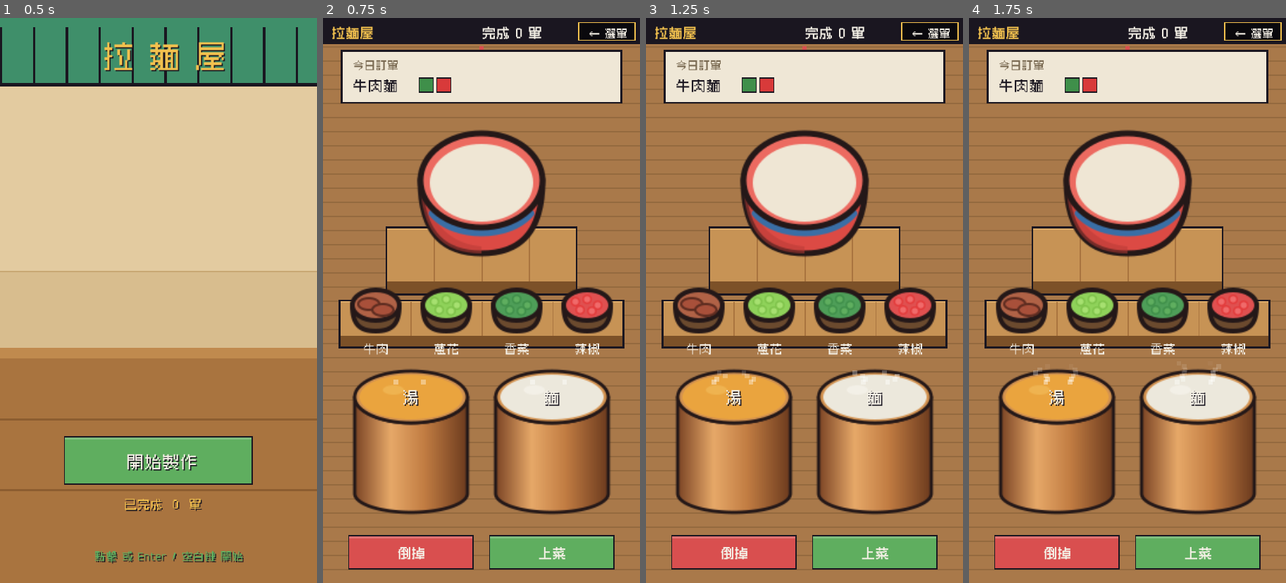
Above: before the commit, frames 1-4 (left to right).
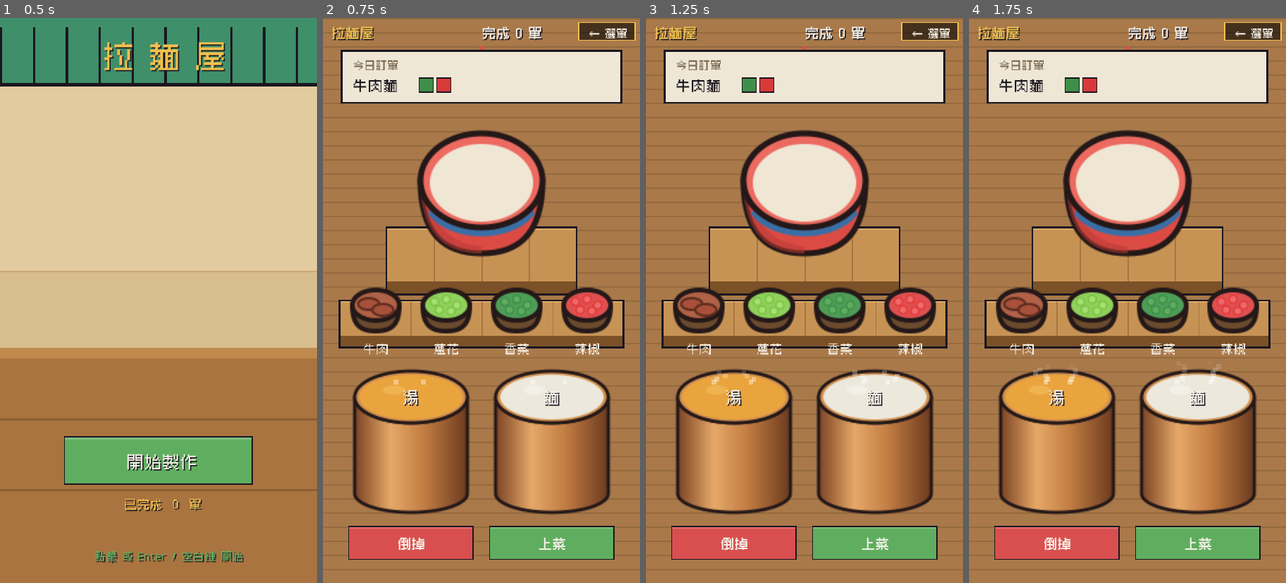
Above: after the commit, the same moments.

Repository: meloalright/ramen-ya
Game: Godot game, scene res://scenes/Menu.tscn
The game is run twice, just before and just after one commit, with the same random seed, the same clock (stepped at 60 frames per second) and the same inputs.
Inputs (mouse positions are in pixels of both pictures, inside the frame that each line leads up to):
- Up to frame 1 (0.5 s): no input
- Up to frame 2 (0.75 s): tap Enter at 0.5 s; move the mouse to (551, 272) at 0.52 s; hold D from 0.53 s (still down); tap M at 0.6 s; click (551, 272) at 0.67 s
- Up to frame 3 (1.25 s): keep holding D; tap Space at 0.77 s
- Up to frame 4 (1.75 s): release D at 1.25 s; tap Space at 1.25 s; drag from (1064, 328) to (1111, 413) at 1.27 s

Frame 1 is identical in both runs. In frame 2, 7.7% of the frame differs, in the area x 0-100%, y 0-98%; in frame 3, 7.7%; in frame 4, 7.7%.

Commit message:
feat: drop the top HUD bar; respect iOS safe-area insets
Remove the dark HUD background bar — the 拉麵屋 / 完成 N 單 labels now sit on the
table with a soft shadow (no 'black bar' at the top). Offset all content down by
the top safe-area inset (clears the notch) and anchor the action buttons above
the bottom safe-area inset plus a margin (clears the home indicator). Insets come
from DisplayServer.get_display_safe_area(); they're 0 on web/desktop.

Co-Authored-By: Claude Opus 4.8 (1M context) <noreply@anthropic.com>

Diff:
--- a/scripts/Main.gd
+++ b/scripts/Main.gd
@@ -95,15 +95,37 @@
 var held_q := ""                   # quality of held noodles: raw / ok / over
 var bowl_nq := ""                  # noodle quality placed in the bowl
 var mouse_pos := Vector2(W / 2.0, H / 2.0)
-var _ox := 0.0     # horizontal offset that centres the 270-wide column
-var _oy := 0.0     # always 0 (content is top-anchored); kept for input maths
-var _vh := float(H) # live viewport height (action buttons anchor to its bottom)
-
-
-# bottom-anchored action buttons + centred victory buttons (responsive layout)
-func _clear_rect() -> Rect2: return Rect2(22, _vh - 40.0, 106, 28)
-func _serve_rect() -> Rect2: return Rect2(142, _vh - 40.0, 106, 28)
-func _vic_top() -> float: return floor((_vh - 250.0) / 2.0)
+var _ox := 0.0        # horizontal offset that centres the 270-wide column
+var _oy := 0.0        # vertical content offset (= top safe-area inset)
+var _vw := float(W)
+var _vh := float(H)   # live viewport size
+var _safe_t := 0.0    # iOS safe-area insets in logical px (notch / home indicator)
+var _safe_b := 0.0
+
+
+func _compute_layout() -> void:
+	var vp: Vector2 = get_viewport_rect().size
+	_vw = vp.x
+	_vh = vp.y
+	_ox = floor(max(0.0, (vp.x - W) / 2.0))
+	_safe_t = 0.0
+	_safe_b = 0.0
+	var ws := DisplayServer.window_get_size()
+	if ws.y > 0:
+		var sa := DisplayServer.get_display_safe_area()
+		var sc := _vh / float(ws.y)
+		_safe_t = min(_vh * 0.2, max(0.0, float(sa.position.y)) * sc)
+		_safe_b = min(_vh * 0.2, max(0.0, float(ws.y - sa.position.y - sa.size.y)) * sc)
+	_oy = _safe_t
+
+
+# usable content height between the safe-area insets
+func _avail() -> float: return _vh - _safe_t - _safe_b
+
+# action buttons sit just above the bottom safe area; victory popup is centred
+func _clear_rect() -> Rect2: return Rect2(22, _avail() - 48.0, 106, 28)
+func _serve_rect() -> Rect2: return Rect2(142, _avail() - 48.0, 106, 28)
+func _vic_top() -> float: return floor((_avail() - 250.0) / 2.0)
 func _menu_rect() -> Rect2: return Rect2(36, _vic_top() + 188.0, 92, 30)
 func _next_rect() -> Rect2: return Rect2(142, _vic_top() + 188.0, 92, 30)
 
@@ -291,10 +313,7 @@
 		ft.ttl -= delta
 	float_texts = float_texts.filter(func(t): return t.ttl > 0.0)
 
-	var _vp: Vector2 = get_viewport_rect().size
-	_ox = floor(max(0.0, (_vp.x - W) / 2.0))
-	_oy = 0.0
-	_vh = _vp.y
+	_compute_layout()
 	mouse_pos = get_global_mouse_position() - Vector2(_ox, _oy)
 
 	if state == State.PLAY:
@@ -586,14 +605,11 @@
 	# fill the whole (possibly taller) screen so there are no black bars, then
 	# centre the 480-tall canvas: top margin reads as the dark HUD strip, the
 	# bottom margin as more counter.
-	var vp: Vector2 = get_viewport_rect().size
-	_ox = floor(max(0.0, (vp.x - W) / 2.0))
-	_oy = 0.0
-	_vh = vp.y
+	_compute_layout()
 	# the prep table extends to fill the whole screen, whatever its size
-	draw_rect(Rect2(0, 0, vp.x, vp.y), COL_WOOD)
-	for ty in range(0, int(vp.y), 12):
-		draw_rect(Rect2(0, ty, vp.x, 1), COL_WOOD_D)
+	draw_rect(Rect2(0, 0, _vw, _vh), COL_WOOD)
+	for ty in range(0, int(_vh), 12):
+		draw_rect(Rect2(0, ty, _vw, 1), COL_WOOD_D)
 	draw_set_transform(Vector2(_ox, _oy), 0.0, Vector2.ONE)
 
 	draw_rect(Rect2(0, 0, W, H), COL_BG)
@@ -692,9 +708,12 @@
 
 
 func _draw_hud() -> void:
-	draw_rect(Rect2(0, 0, W, 22), COL_INK)
+	# no top bar — the labels sit straight on the table with a soft shadow
+	_text("拉麵屋", Vector2(9, 17), 11, COL_INK)
 	_text("拉麵屋", Vector2(8, 16), 11, COL_YELLOW)
-	_text("完成 " + str(served) + " 單", Vector2(W - 134, 16), 11, COL_WHITE)
+	var s := "完成 " + str(served) + " 單"
+	_text(s, Vector2(W - 133, 17), 11, COL_INK)
+	_text(s, Vector2(W - 134, 16), 11, COL_WHITE)
 
 
 func _draw_order_ticket() -> void:
@@ -1044,8 +1063,8 @@
 
 
 func _draw_over() -> void:
-	# full-screen dim (cover the table on every side)
-	draw_rect(Rect2(-_ox, 0, W + 2.0 * _ox, _vh), Color(0.05, 0.04, 0.07, 0.72))
+	# full-screen dim (cover the table on every side, incl. safe-area insets)
+	draw_rect(Rect2(-_ox, -_safe_t, _vw, _vh), Color(0.05, 0.04, 0.07, 0.72))
 	# a panel, vertically centred on the live screen
 	var pt := _vic_top()
 	draw_rect(Rect2(24, pt, 222, 250), Color("2a2030"))
